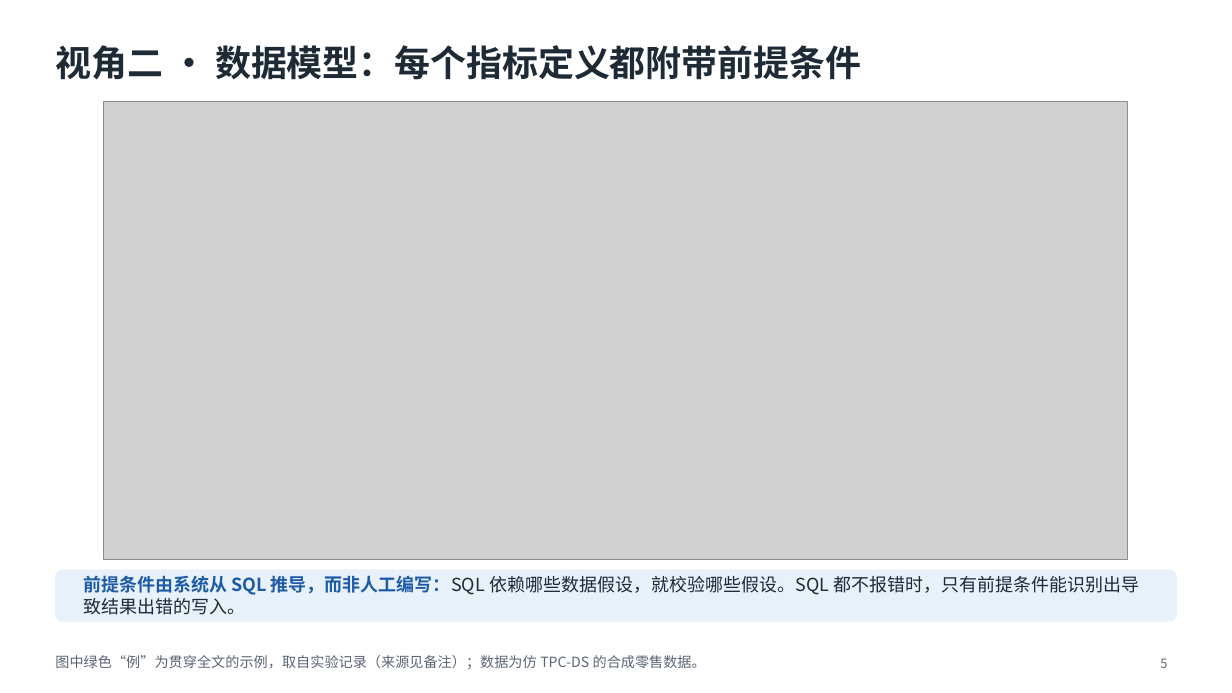
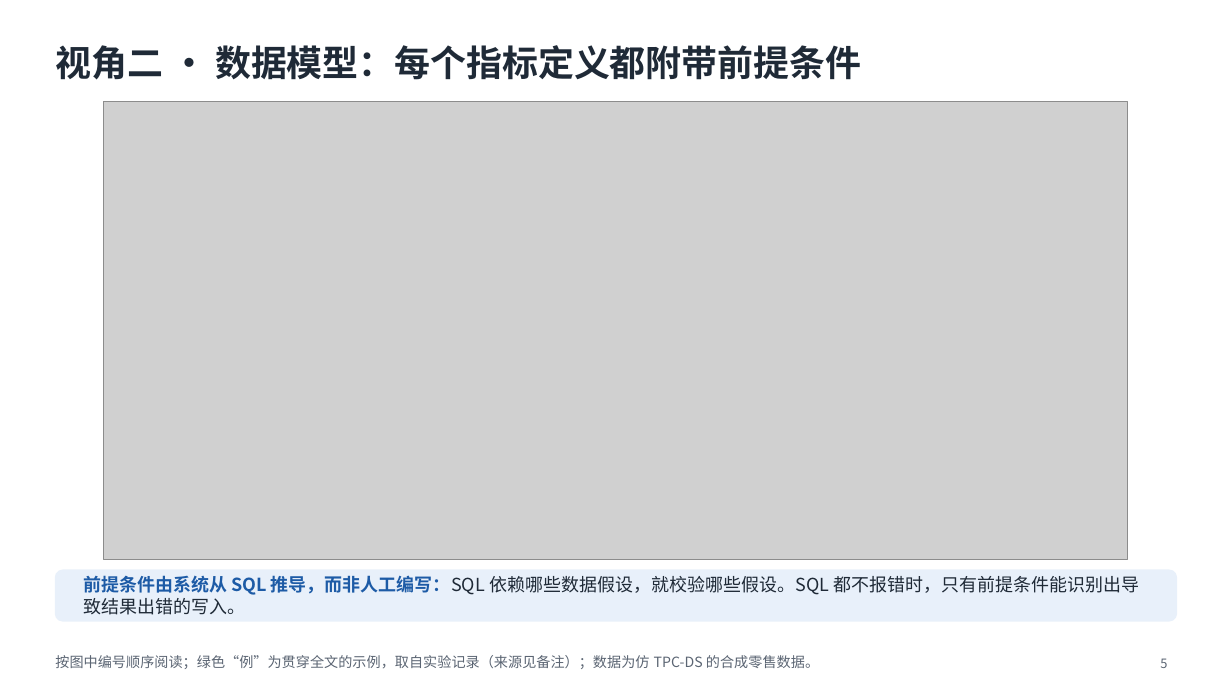
Before and after one commit to mmmttt000045/agent4db-adapter, a slide deck: slide 5 of docs/mavra-system.pptx. Drawn at 1232x693 pixels with LibreOffice and Linux fonts; fonts in the diff are those of the drawing; grey boxes stand for pictures. Boxes give left, top, right and bottom in pixels: in the first picture for what was removed or moved away, otherwise in the second. Text is boxed around its words. In the diff, an @@ line names an element or a change of style, - is before the commit and + after.

```diff
--- a/docs/mavra-system.pptx
+++ b/docs/mavra-system.pptx
@@ text at (55,655,819,669): text changed @@
-图中绿色“例”为贯穿全文的示例，取自实验记录（来源见备注）；数据为仿 TPC-DS 的合成零售数据。
+按图中编号顺序阅读；绿色“例”为贯穿全文的示例，取自实验记录（来源见备注）；数据为仿 TPC-DS 的合成零售数据。
```
Also in this commit, not shown: 2 other slides changed, 12 other files.
